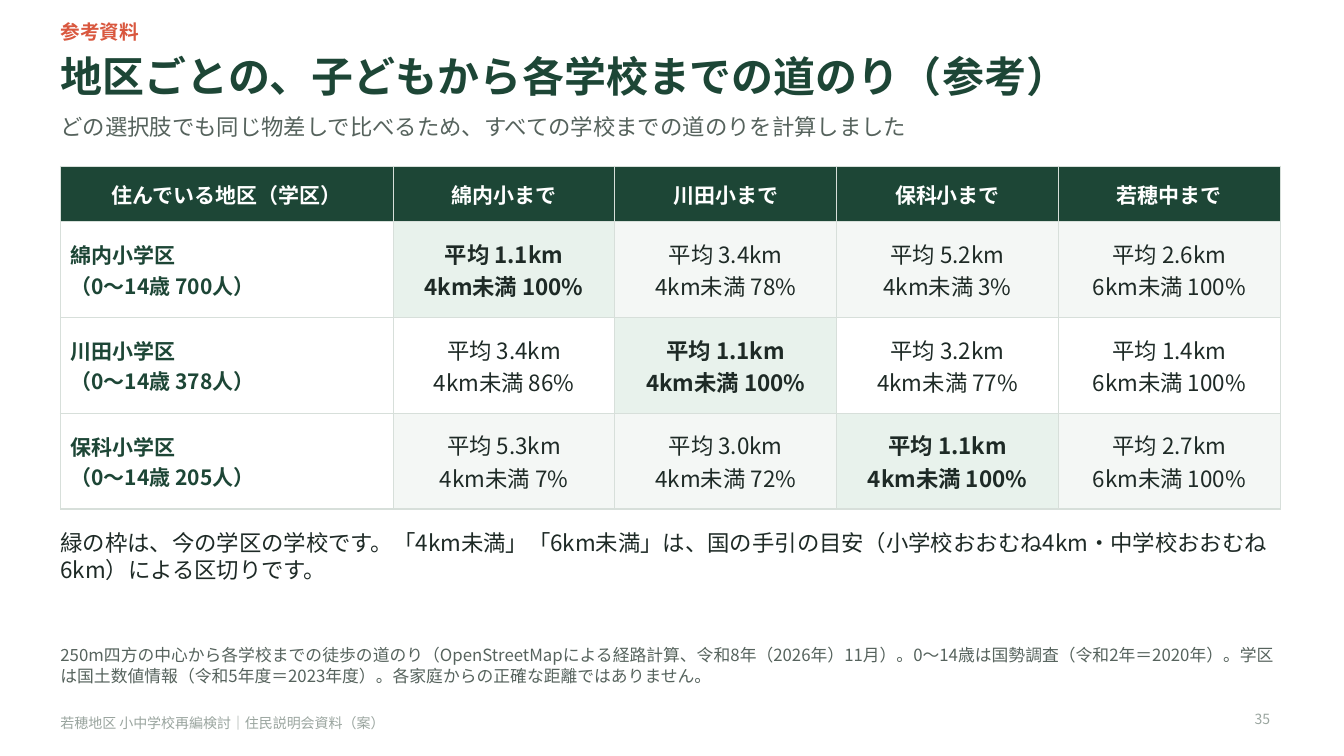
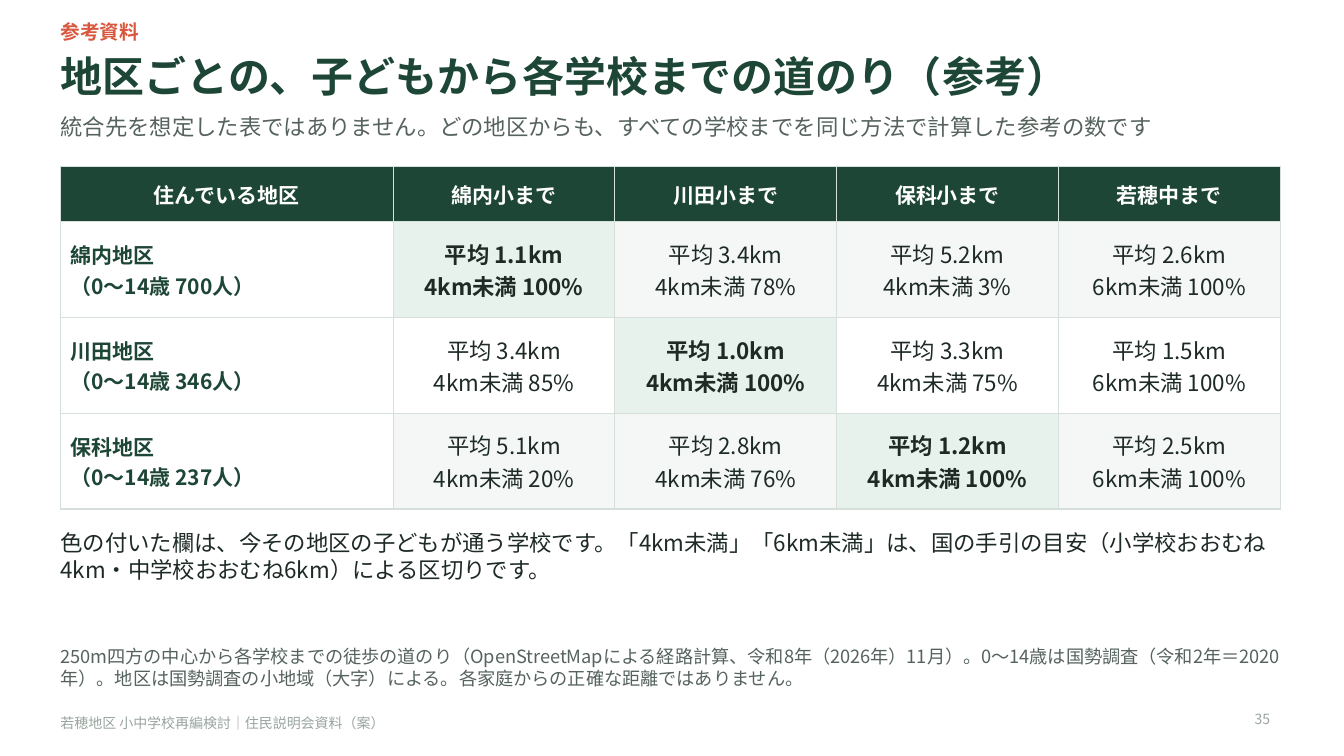
Before and after one commit to Masaki12008/GS, a slide deck: slide 35 of output/若穂地区_住民説明会資料.pptx. Drawn at 1344x756 pixels with LibreOffice and Linux fonts; fonts in the diff are those of the drawing. Boxes give left, top, right and bottom in pixels: in the first picture for what was removed or moved away, otherwise in the second. Text is boxed around its words. In the diff, an @@ line names an element or a change of style, - is before the commit and + after.

```diff
--- a/output/若穂地区_住民説明会資料.pptx
+++ b/output/若穂地区_住民説明会資料.pptx
@@ text at <box>60,116,1151,137</box>: text changed @@
-どの選択肢でも同じ物差しで比べるため、すべての学校までの道のりを計算しました
+統合先を想定した表ではありません。どの地区からも、すべての学校までを同じ方法で計算した参考の数です
@@ table at <box>60,166,1280,493</box> @@
-row 1, column 1: 住んでいる地区（学区）
+row 1, column 1: 住んでいる地区
-row 2, column 1: 綿内小学区 / （0〜14歳 700人）
+row 2, column 1: 綿内地区 / （0〜14歳 700人）
-row 3: 川田小学区 / （0〜14歳 378人） | 平均 3.4km / 4km未満 86% | 平均 1.1km / 4km未満 100% | 平均 3.2km / 4km未満 77% | 平均 1.4km / 6km未満 100%
+row 3: 川田地区 / （0〜14歳 346人） | 平均 3.4km / 4km未満 85% | 平均 1.0km / 4km未満 100% | 平均 3.3km / 4km未満 75% | 平均 1.5km / 6km未満 100%
-row 4: 保科小学区 / （0〜14歳 205人） | 平均 5.3km / 4km未満 7% | 平均 3.0km / 4km未満 72% | 平均 1.1km / 4km未満 100% | 平均 2.7km / 6km未満 100%
+row 4: 保科地区 / （0〜14歳 237人） | 平均 5.1km / 4km未満 20% | 平均 2.8km / 4km未満 76% | 平均 1.2km / 4km未満 100% | 平均 2.5km / 6km未満 100%
@@ text at <box>60,532,1266,580</box>: text changed @@
-緑の枠は、今の学区の学校です。「4km未満」「6km未満」は、国の手引の目安（小学校おおむね4km・中学校おおむね6km）による区切りです。
+色の付いた欄は、今その地区の子どもが通う学校です。「4km未満」「6km未満」は、国の手引の目安（小学校おおむね4km・中学校おおむね6km）による区切りです。
@@ text at <box>60,647,1279,687</box>: text changed; size 12 to 13 pt @@
-250m四方の中心から各学校までの徒歩の道のり（OpenStreetMapによる経路計算、令和8年（2026年）11月）。0〜14歳は国勢調査（令和2年＝2020年）。学区は国土数値情報（令和5年度＝2023年度）。各家庭からの正確な距離ではありません。
+250m四方の中心から各学校までの徒歩の道のり（OpenStreetMapによる経路計算、令和8年（2026年）11月）。0〜14歳は国勢調査（令和2年＝2020年）。地区は国勢調査の小地域（大字）による。各家庭からの正確な距離ではありません。
```
Also in this commit, not shown: 27 other slides changed, 14 other files.
